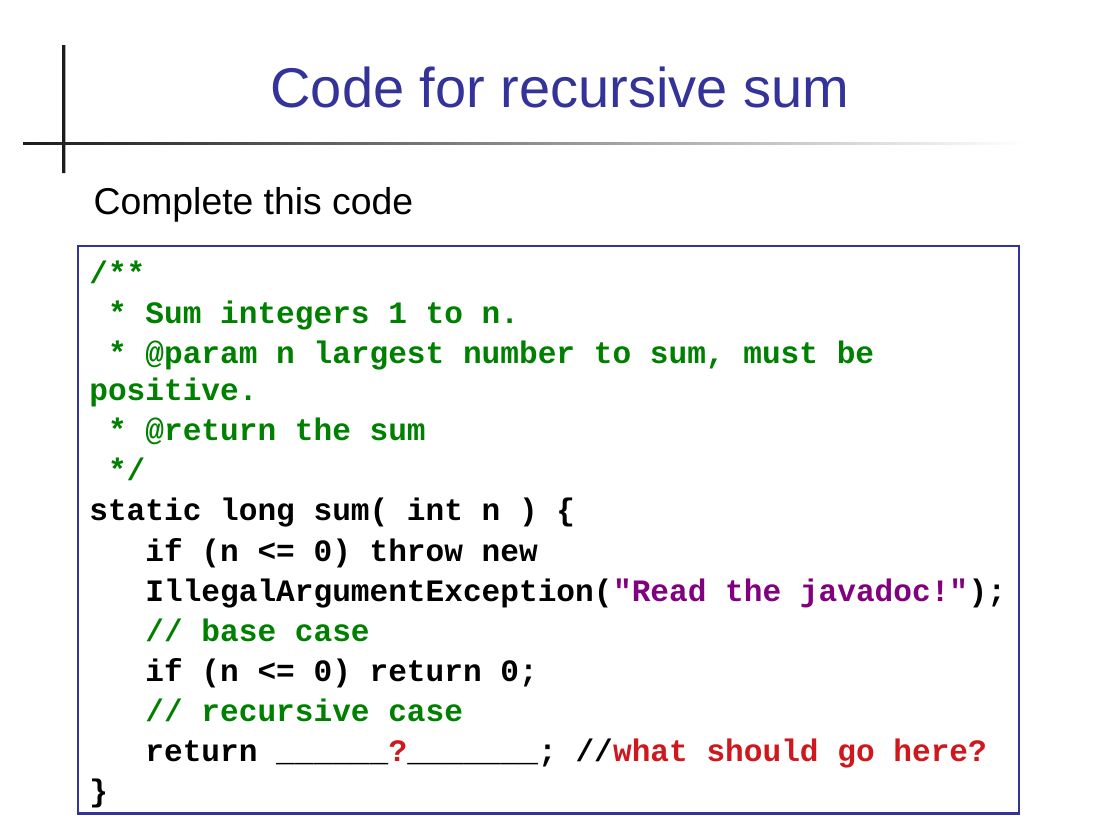
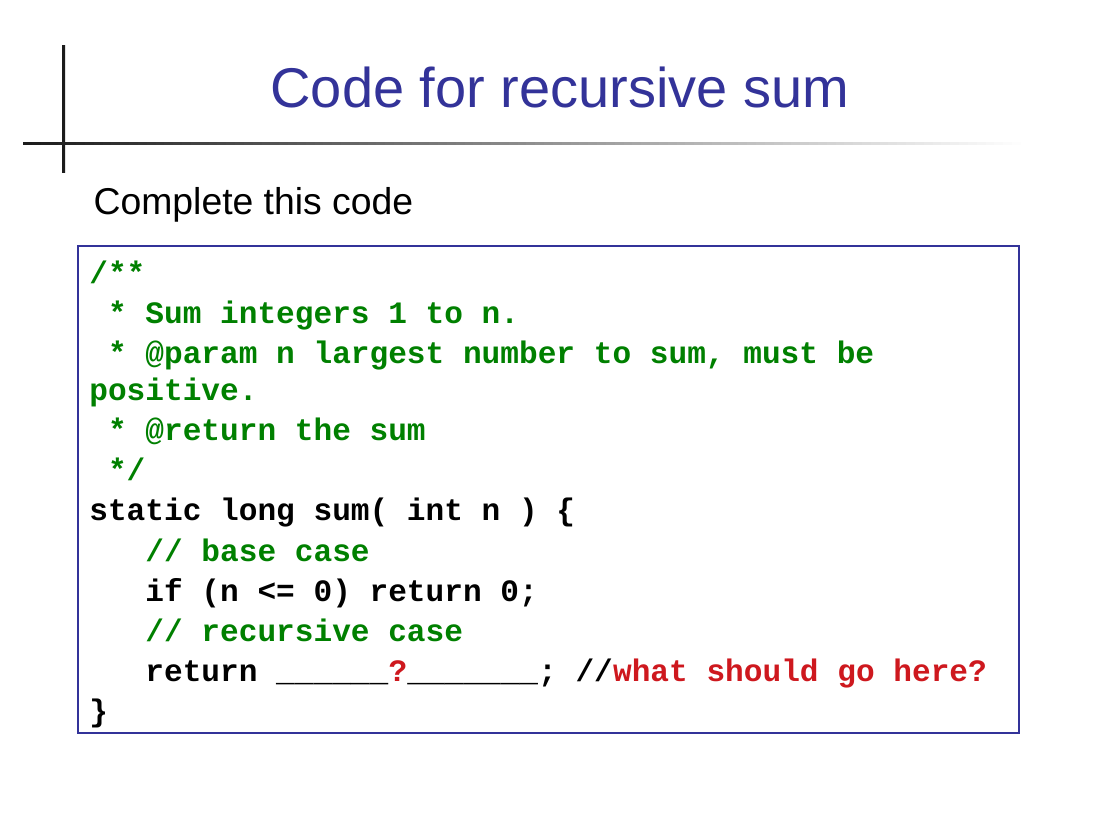
Before and after one commit to skeoop/skeoop.github.io, a slide deck: slide 9 of recursion/Recursion.ppt. Drawn at 1120x840 pixels with LibreOffice and Linux fonts; fonts in the diff are those of the drawing. Boxes give left, top, right and bottom in pixels: in the first picture for what was removed or moved away, otherwise in the second. Text is boxed around its words. In the diff, an @@ line names an element or a change of style, - is before the commit and + after.

```diff
--- a/recursion/Recursion.ppt
+++ b/recursion/Recursion.ppt
@@ rectangle "/**": place and size @@
-rectangle "/**" at box(78, 246, 1019, 813)
+rectangle "/**" at box(78, 246, 1019, 734)
@@ text in rectangle at box(145, 538, 1006, 608): paragraphs removed @@
-if (n <= 0) throw new
-IllegalArgumentException("Read the javadoc!");
```
Also in this commit, not shown: 7 other slides changed, 1 other file.
